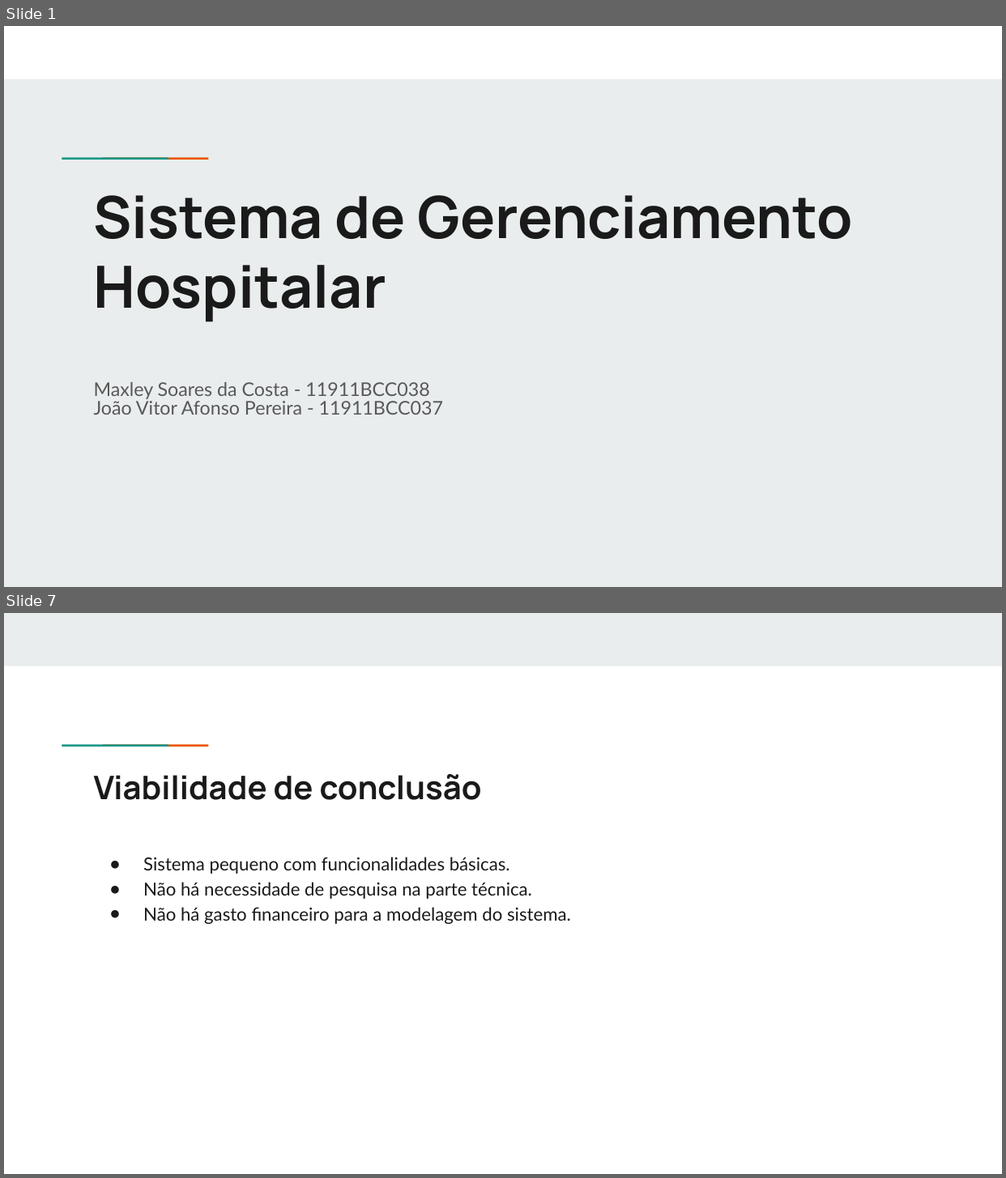
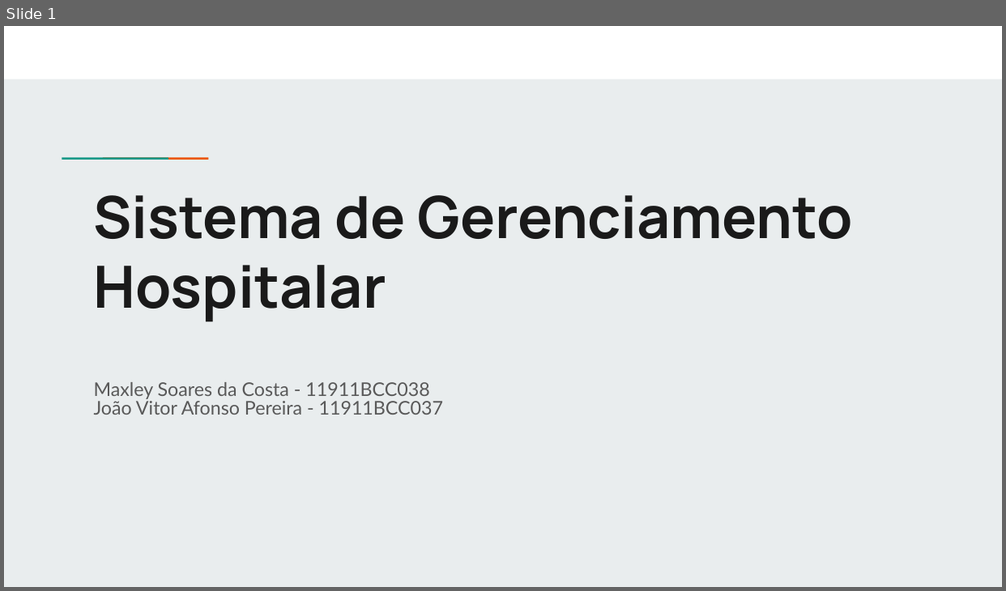
Before and after one commit to MaxCosta0/modelagem-de-software, a slide deck: Apresentacao SGH.pptx. Shown one above the other, each under a label of ours: slides 1 and 7 before the commit, slide 1 after it; the slides between them are not shown. The pictures are 1006x1178 and 1006x591 pixels, drawn with LibreOffice and Linux fonts; fonts in the diff are those of the drawing. Boxes give left, top, right and bottom in pixels: in the first picture for what was removed or moved away, otherwise in the second. Text is boxed around its words. In the diff, an @@ line names an element or a change of style, - is before the commit and + after.

Commit message:
Alterações para segunda apresentação

```diff
--- a/Apresentacao SGH.pptx
+++ b/Apresentacao SGH.pptx
@@ slide 7 removed at box(4, 613, 1002, 1174), background #FFFFFF; not listed: 2 template elements that a slide beside it also shows @@
@@ rectangle removed at box(4, 613, 1002, 666) @@
@@ title removed at box(94, 774, 482, 800) @@
-Viabilidade de conclusão
@@ text removed at box(143, 857, 571, 924) @@
-● Sistema pequeno com funcionalidades básicas.
-● Não há necessidade de pesquisa na parte técnica.
-● Não há gasto financeiro para a modelagem do sistema.
```
Also in this commit, not shown: 3 slides changed, 2 slides added, 2 other slides removed, 2 other files.
